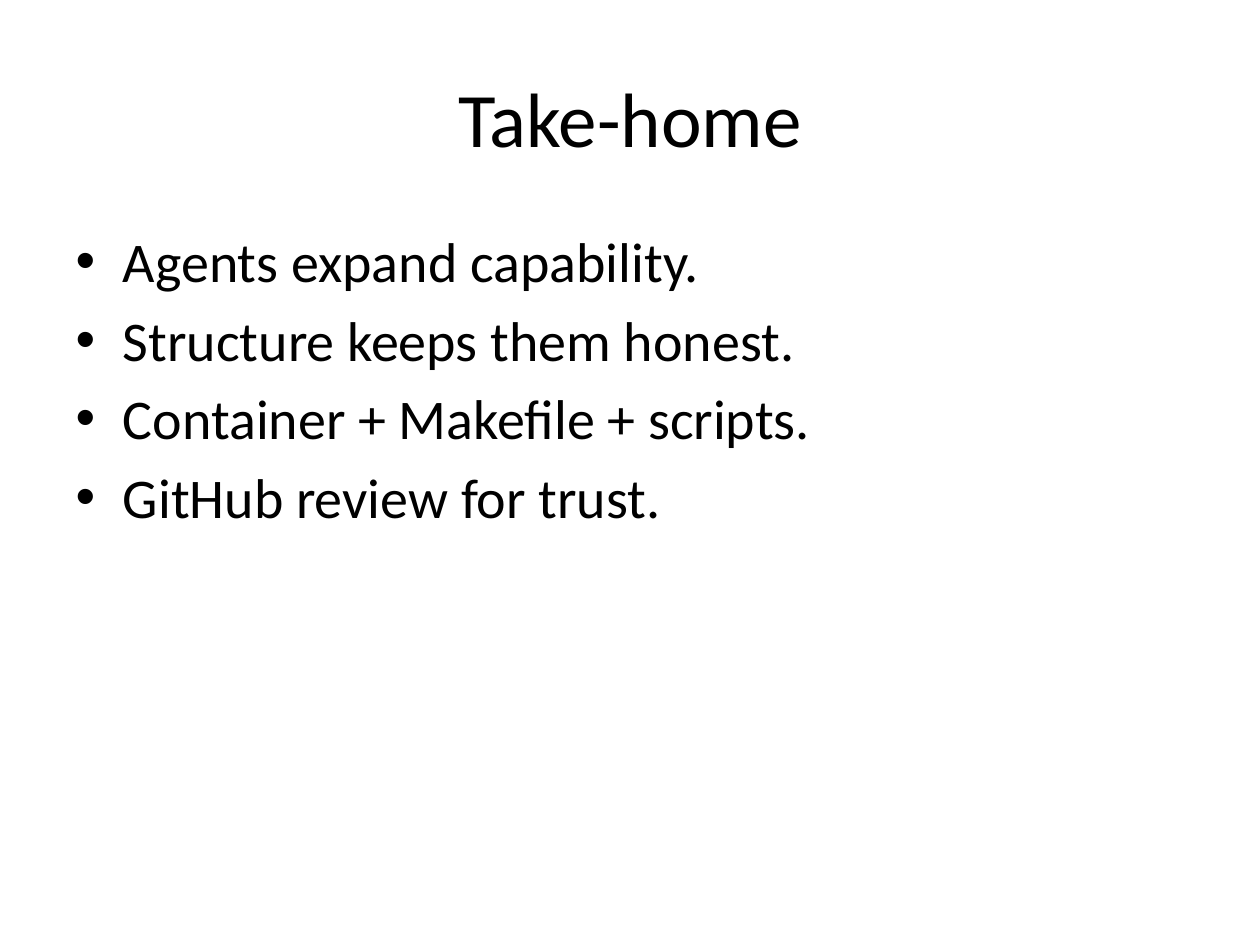
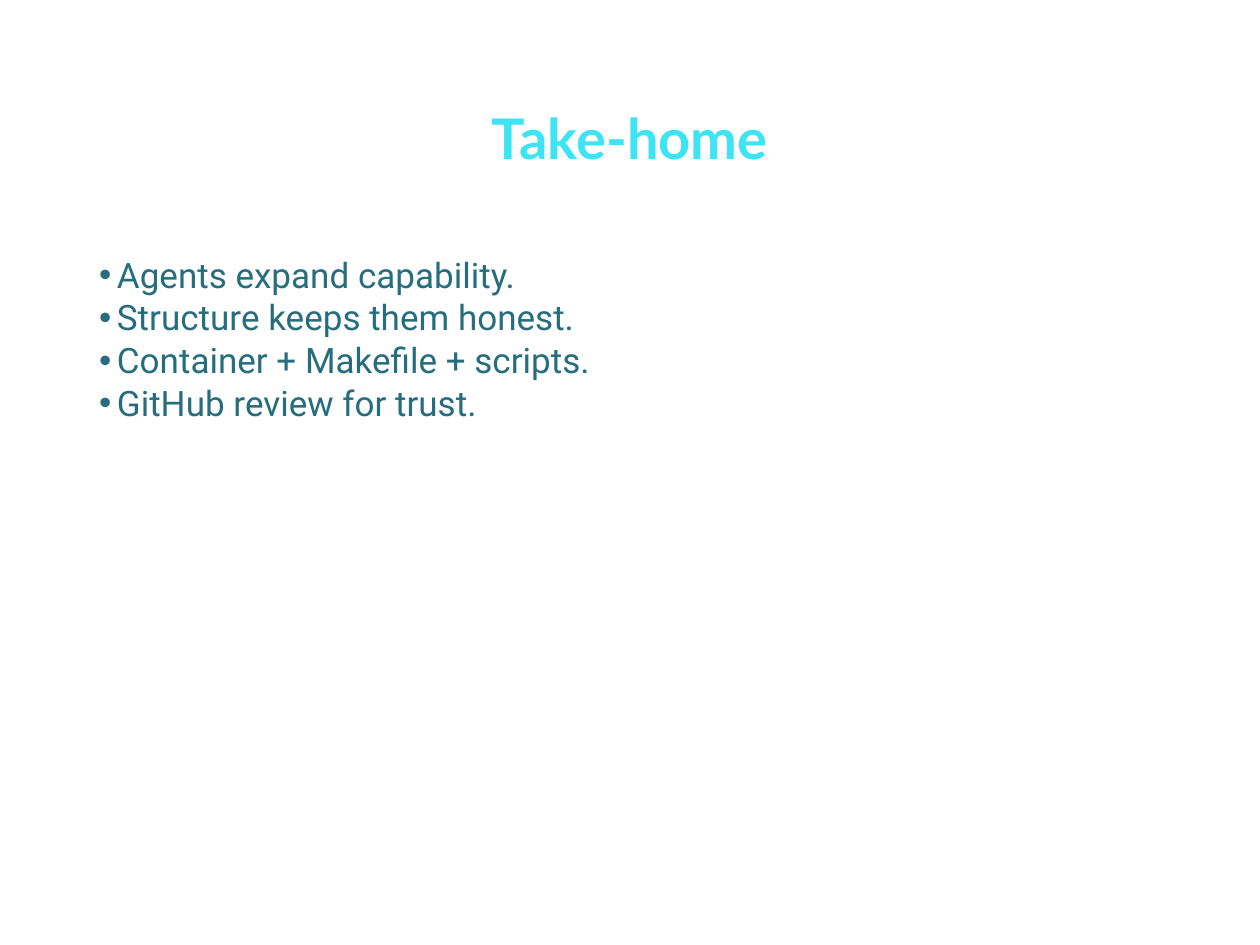
Before and after one commit to shanelindsay/agentic-r, a slide deck: slide 25 of slides/agentic-ai.pptx. Drawn at 1260x945 pixels with LibreOffice and Linux fonts; fonts in the diff are those of the drawing. Boxes give left, top, right and bottom in pixels: in the first picture for what was removed or moved away, otherwise in the second. Text is boxed around its words. In the diff, an @@ line names an element or a change of style, - is before the commit and + after.

Commit message:
Update slide template to nord theme

```diff
--- a/slides/agentic-ai.pptx
+++ b/slides/agentic-ai.pptx
@@ title "Take-home": place and size @@
-title "Take-home" at [458, 93, 801, 148]
+title "Take-home" at [492, 117, 768, 160]
@@ title "Take-home" at [492, 117, 768, 160]: size 44 to 32 pt, font Calibri to Lato, text colour #000000 to #3EE3F4, bold on; line spacing 1 to 0.9 @@
@@ text "Agents expand capability.": place and size @@
-text "Agents expand capability." at [123, 243, 810, 519]
+text "Agents expand capability." at [117, 261, 589, 417]
@@ text "Agents expand capability." at [117, 261, 589, 417]: size 32 to 20 pt, font Calibri to Roboto, text colour #000000 to #266D7E; indent changed; line spacing 1 to 0.9; less space between paragraphs @@
```
Also in this commit, not shown: 25 other slides changed, 1 other file.
